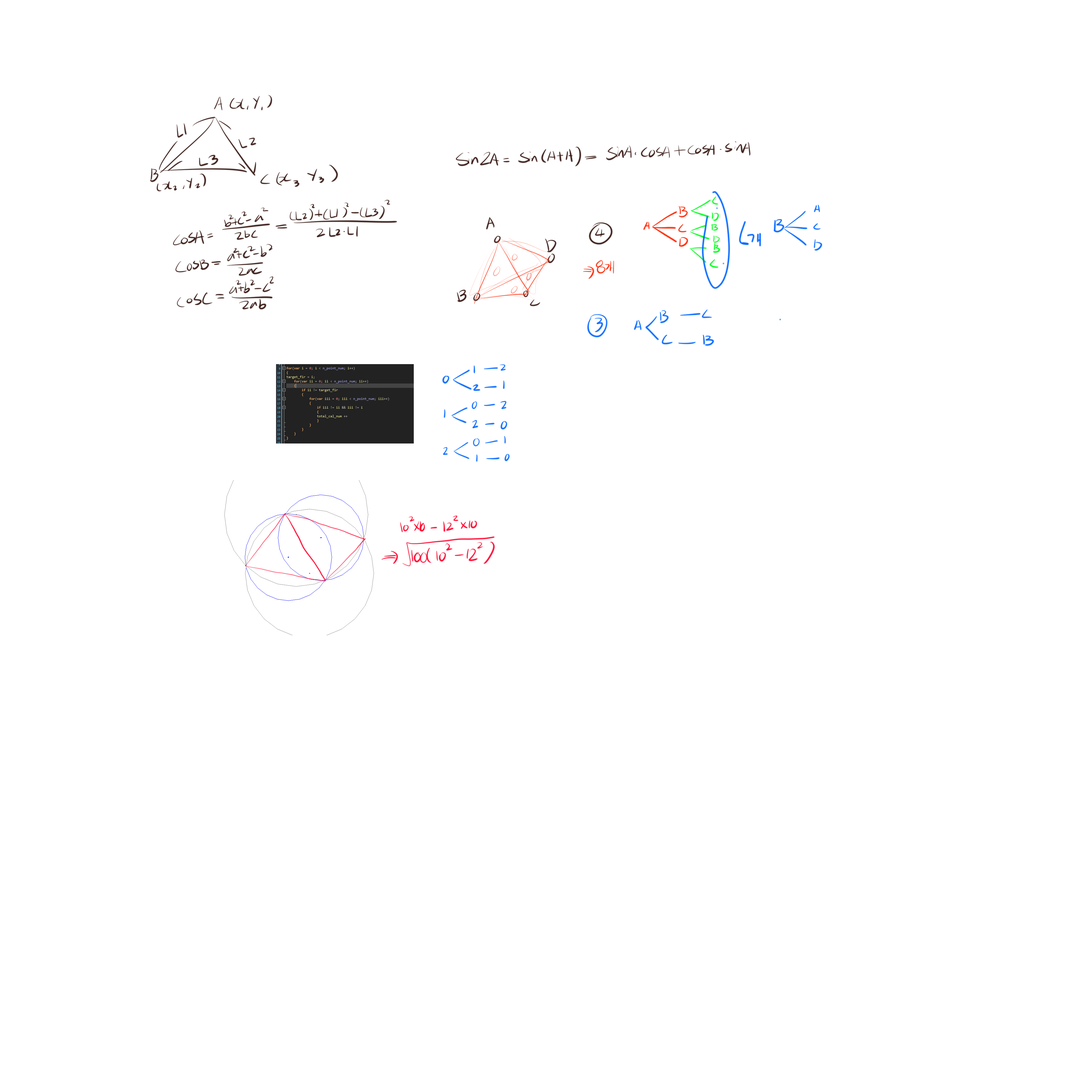
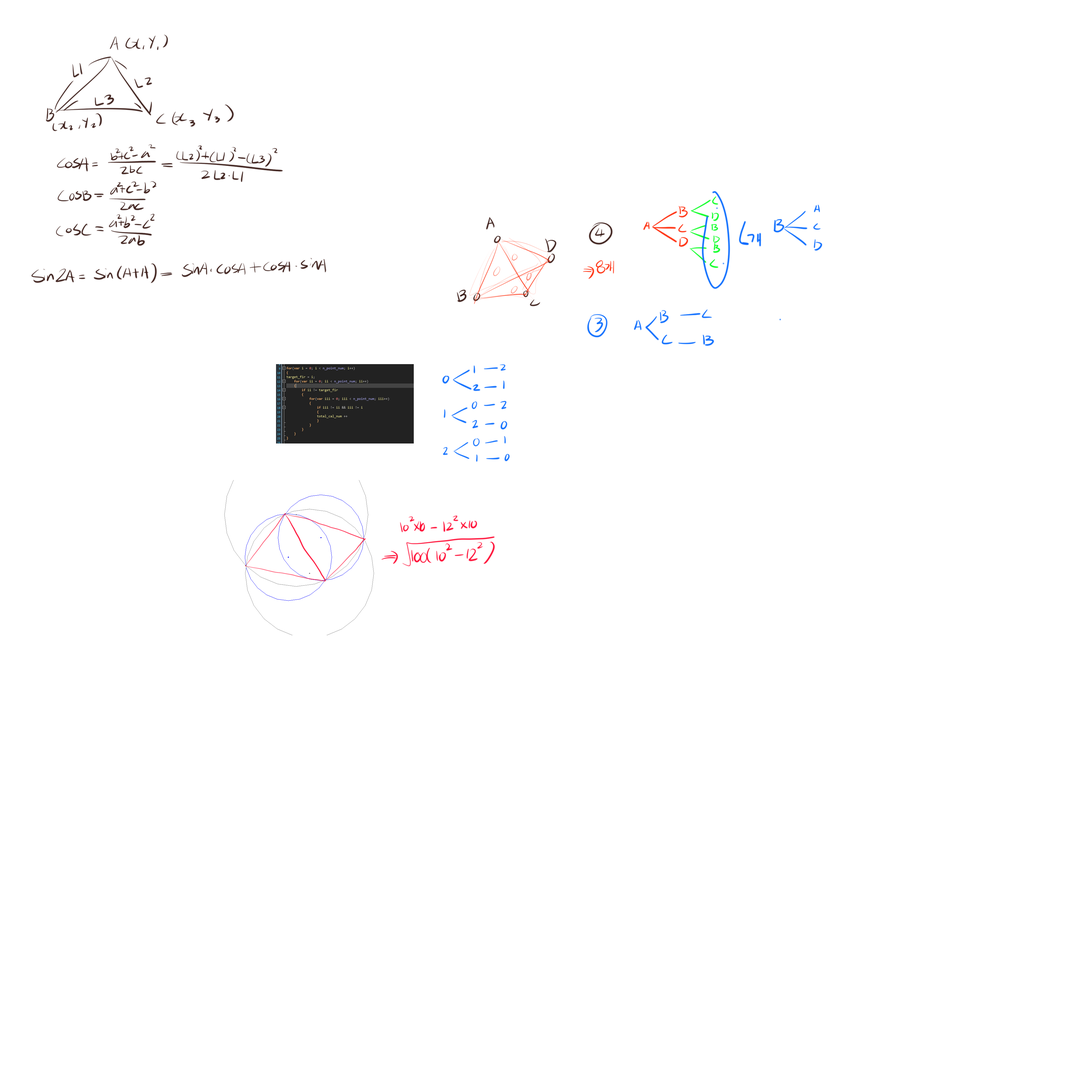
Layers edited between the first and the second (1091, 1091) image:
painted on "레이어 1" over [31, 34, 751, 310]
